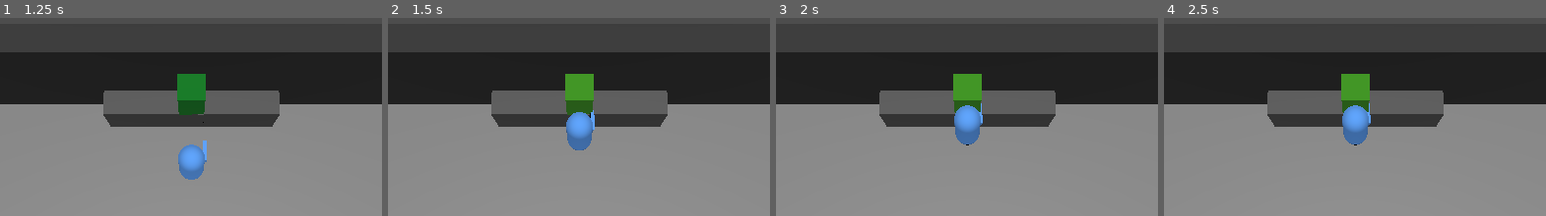
Above: before the commit, frames 1-4 (left to right).
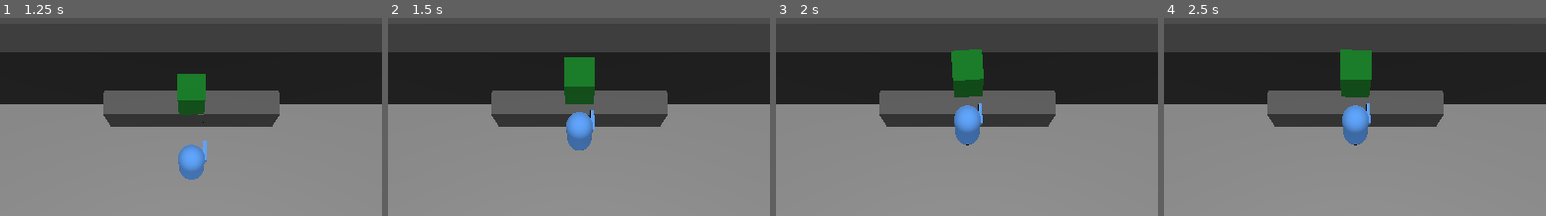
Above: after the commit, the same moments.

Repository: Tedward61194/Overcooked-In-SPAAAAACE
Game: Godot game, scene res://assets/scenes/levels/Sandbox.tscn
Two runs of this game, one before a commit and one after it. Both use one fixed random seed, a clock stepped at 60 frames per second and the inputs below.
Inputs:
- Up to frame 1 (1.25 s): tap Enter at 0.5 s; hold W (forward) from 0.53 s (still down); tap F (PickUp, bound only after the commit) at 0.6 s
- Up to frame 2 (1.5 s): keep holding W (forward); tap F (PickUp, bound only after the commit) at 1.35 s
- Up to frame 3 (2 s): keep holding W (forward)
- Up to frame 4 (2.5 s): keep holding W (forward); tap Space at 2 s; tap F (PickUp, bound only after the commit) at 2.1 s
The pictures show only the part of the screen within x 23-73%, y 0-50%; the shares and areas given below are measured in that part.

Frame 1 is identical in both runs. In frame 2, 2.1% of the frame differs, in the area x 46-55%, y 19-50%; in frame 3, 2.3%; in frame 4, 2.3%, in the area x 46-55%, y 15-49%.

Commit message:
Can jankally pick up green cube

Diff:
--- a/assets/scenes/player/Player.tscn
+++ b/assets/scenes/player/Player.tscn
@@ -22,26 +22,29 @@
 
 [node name="Pivot" type="Node3D" parent="."]
 
-[node name="MeshInstance3d" type="MeshInstance3D" parent="Pivot"]
+[node name="BodyMesh" type="MeshInstance3D" parent="Pivot"]
 layers = 2
 mesh = SubResource("CapsuleMesh_jv1tx")
 skeleton = NodePath("../..")
 
-[node name="Hand" type="Node3D" parent="Pivot/MeshInstance3d"]
+[node name="Hand" type="Node3D" parent="Pivot/BodyMesh"]
 
-[node name="MeshInstance3d2" type="MeshInstance3D" parent="Pivot/MeshInstance3d/Hand"]
+[node name="HandMesh" type="MeshInstance3D" parent="Pivot/BodyMesh/Hand"]
 transform = Transform3D(1, 0, 0, 0, 1, 0, 0, 0, 1, 0.5, 0.1, -0.45)
 layers = 2
 mesh = SubResource("BoxMesh_kps66")
 skeleton = NodePath("../../../..")
 
-[node name="ReachHands" type="RayCast3D" parent="Pivot/MeshInstance3d"]
+[node name="PickUpPosition" type="Node3D" parent="Pivot/BodyMesh/Hand"]
+transform = Transform3D(1, 0, 0, 0, 1, 0, 0, 0, 1, 0, 0, -1.1)
+
+[node name="ReachHands" type="RayCast3D" parent="Pivot/BodyMesh"]
 transform = Transform3D(1, 0, 0, 0, 1, 0, 0, 0, 1, 0, 0.5, 0)
 target_position = Vector3(0, 0, -1.5)
 collision_mask = 5
 script = ExtResource("2_fjs5p")
 
-[node name="ReachFeet" type="RayCast3D" parent="Pivot/MeshInstance3d"]
+[node name="ReachFeet" type="RayCast3D" parent="Pivot/BodyMesh"]
 transform = Transform3D(1, 0, 0, 0, 1, 0, 0, 0, 1, 0, -0.5, 0)
 target_position = Vector3(0, 0, -1.5)
 collision_mask = 5
--- a/assets/scenes/player/PlayerReachCast.gd
+++ b/assets/scenes/player/PlayerReachCast.gd
@@ -1,5 +1,9 @@
 extends RayCast3D
 
+#refs
+@onready var pickup_position := $"../Hand/PickUpPosition"
+
+# logic
 var looking_at = null
 
 
@@ -12,3 +16,9 @@
 		if looking_at and looking_at.has_node("Highlightable"):
 				looking_at.get_node("Highlightable").targeted = false
 		looking_at = col
+
+
+func _input(event):
+	if Input.is_action_just_pressed("PickUp"):
+		if looking_at and looking_at.has_node("Pickupable"):
+			looking_at.get_node("Pickupable").pickup(pickup_position)
--- a/assets/scenes/prototype_blocks/GreenCube.tscn
+++ b/assets/scenes/prototype_blocks/GreenCube.tscn
@@ -1,8 +1,8 @@
 [gd_scene load_steps=6 format=3 uid="uid://cnjymyv1btuqo"]
 
-[ext_resource type="Script" path="res://assets/scripts/GreenCube.gd" id="1_flya1"]
 [ext_resource type="Script" path="res://assets/scripts/Highlightable.gd" id="2_4c7fy"]
 [ext_resource type="Material" uid="uid://ceg46m6rb006y" path="res://assets/materials/base/Green.tres" id="2_6knrd"]
+[ext_resource type="Script" path="res://assets/scripts/Pickupable.gd" id="3_0k360"]
 
 [sub_resource type="BoxShape3D" id="BoxShape3D_lvmlj"]
 
@@ -12,7 +12,6 @@
 [node name="GreenCube" type="RigidBody3D"]
 collision_layer = 5
 collision_mask = 5
-script = ExtResource("1_flya1")
 
 [node name="CollisionShape3d" type="CollisionShape3D" parent="."]
 shape = SubResource("BoxShape3D_lvmlj")
@@ -22,3 +21,4 @@
 script = ExtResource("2_4c7fy")
 
 [node name="Pickupable" type="Node3D" parent="."]
+script = ExtResource("3_0k360")
--- /dev/null
+++ b/assets/scripts/Events.gd
@@ -0,0 +1,3 @@
+extends Node
+
+signal interact()
--- a/assets/scripts/GreenCube.gd
+++ /dev/null
@@ -1,3 +0,0 @@
-extends RigidBody3D
-
-@onready var mesh : Highlightable = $Highlightable
--- /dev/null
+++ b/assets/scripts/Pickupable.gd
@@ -0,0 +1,18 @@
+extends Node3D
+
+# refs
+@onready var root : RigidBody3D = self.get_parent()
+var pick_up_position_node : Node3D
+
+# logic
+var picked_up = false
+
+
+func _physics_process(delta):
+	if picked_up and pick_up_position_node:
+		root.position = pick_up_position_node.global_position
+
+
+func pickup(handPosition : Node3D):
+	picked_up = true
+	pick_up_position_node = handPosition
--- a/project.godot
+++ b/project.godot
@@ -25,6 +25,10 @@
 config/features=PackedStringArray("4.0", "Vulkan Clustered")
 config/icon="res://assets/images/icon.svg"
 
+[autoload]
+
+Events="*res://assets/scripts/Events.gd"
+
 [input]
 
 forward={
@@ -47,6 +51,16 @@
 "events": [Object(InputEventKey,"resource_local_to_scene":false,"resource_name":"","device":0,"window_id":0,"alt_pressed":false,"shift_pressed":false,"ctrl_pressed":false,"meta_pressed":false,"pressed":false,"keycode":0,"physical_keycode":68,"unicode":0,"echo":false,"script":null)
 ]
 }
+Interact={
+"deadzone": 0.5,
+"events": [Object(InputEventKey,"resource_local_to_scene":false,"resource_name":"","device":0,"window_id":0,"alt_pressed":false,"shift_pressed":false,"ctrl_pressed":false,"meta_pressed":false,"pressed":false,"keycode":0,"physical_keycode":32,"unicode":0,"echo":false,"script":null)
+]
+}
+PickUp={
+"deadzone": 0.5,
+"events": [Object(InputEventKey,"resource_local_to_scene":false,"resource_name":"","device":0,"window_id":0,"alt_pressed":false,"shift_pressed":false,"ctrl_pressed":false,"meta_pressed":false,"pressed":false,"keycode":0,"physical_keycode":70,"unicode":0,"echo":false,"script":null)
+]
+}
 
 [layer_names]
 
